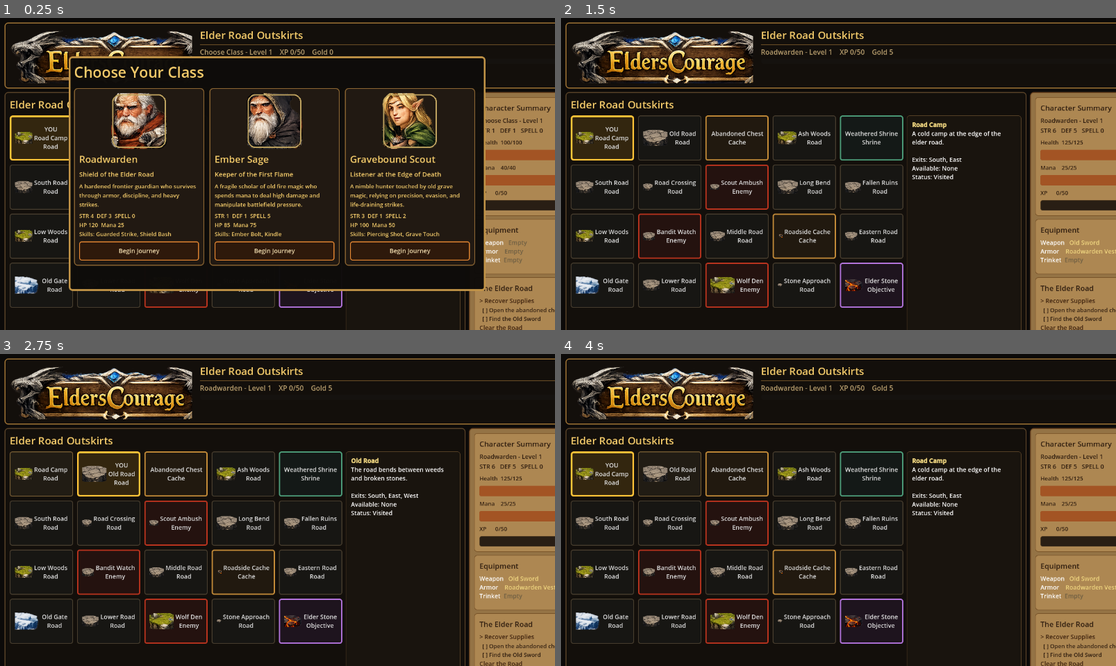
Above: before the commit, frames 1-4 (two rows, left to right).
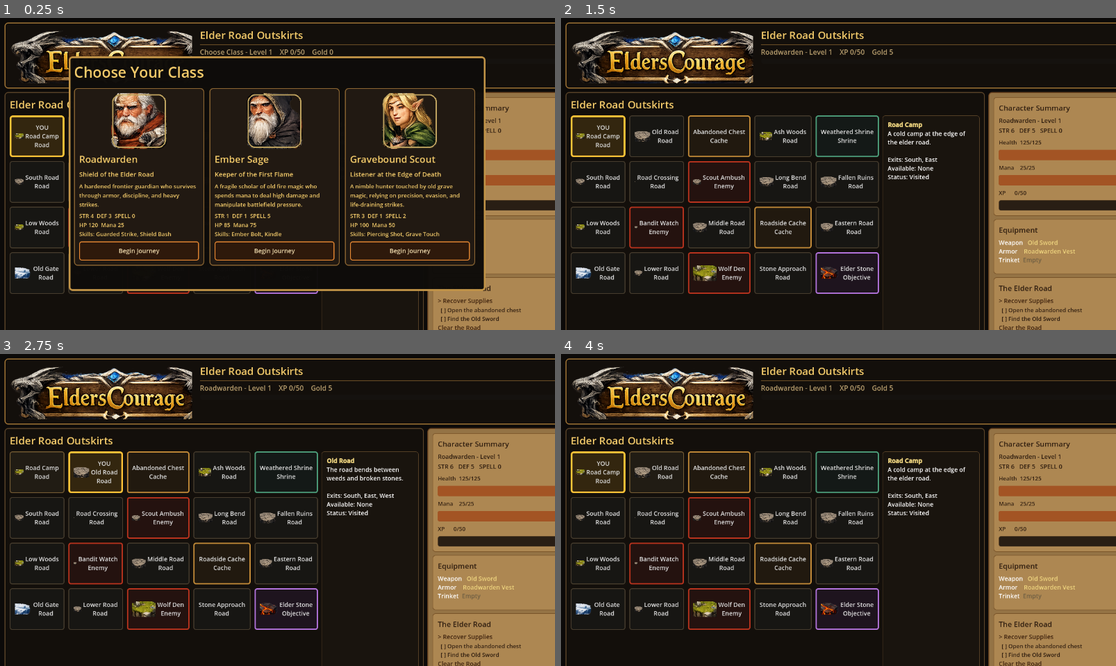
Above: after the commit, the same moments.

Repository: dshills/EldersCourage
Game: Godot game, scene res://scenes/phase3/ElderRoadOutskirts.tscn
Two runs of this game, one before a commit and one after it. Both use one fixed random seed, a clock stepped at 60 frames per second and the inputs below.
Inputs:
- Up to frame 1 (0.25 s): no input
- Up to frame 2 (1.5 s): click "Begin Journey" at 0.5 s; click "YOU Road Camp Road" at 1.25 s
- Up to frame 3 (2.75 s): click "Old Road Road" at 2 s
- Up to frame 4 (4 s): click "Road Camp Road" at 2.75 s; click "Abandoned Chest Cache" at 3.5 s

The runs differ from the first frame. In frame 1, 4.3% of the frame differs, in the area x 1-100%, y 28-100%; in frame 2, 18%; in frame 3, 18%, in the area x 1-100%, y 23-100%; in frame 4, 18%.

Commit message:
Tune phase 7 desktop layout sizing

Diff:
--- a/game/scripts/phase3/elder_road_outskirts.gd
+++ b/game/scripts/phase3/elder_road_outskirts.gd
@@ -193,14 +193,14 @@
 	map_grid.add_theme_constant_override("v_separation", UITheme.TILE_GAP)
 	content.add_child(map_grid)
 	var detail_panel := PanelContainer.new()
-	detail_panel.custom_minimum_size = Vector2(260, 0)
+	detail_panel.custom_minimum_size = Vector2(220, 0)
 	detail_panel.size_flags_vertical = Control.SIZE_EXPAND_FILL
 	detail_panel.add_theme_stylebox_override("panel", _stylebox(Color(0.10, 0.078, 0.055), UITheme.color("border_muted"), 1, 6))
 	content.add_child(detail_panel)
 	location_details = RichTextLabel.new()
 	location_details.bbcode_enabled = true
 	location_details.fit_content = true
-	location_details.custom_minimum_size = Vector2(240, 0)
+	location_details.custom_minimum_size = Vector2(200, 0)
 	location_details.size_flags_vertical = Control.SIZE_EXPAND_FILL
 	location_details.add_theme_font_size_override("normal_font_size", 14)
 	detail_panel.add_child(location_details)
@@ -208,7 +208,7 @@
 
 func _build_side_panel() -> Control:
 	var panel := PanelContainer.new()
-	panel.custom_minimum_size = Vector2(390, 0)
+	panel.custom_minimum_size = Vector2(360, 0)
 	panel.size_flags_vertical = Control.SIZE_EXPAND_FILL
 	panel.add_theme_stylebox_override("panel", _stylebox(UITheme.color("panel_parchment"), Color(0.40, 0.25, 0.12), 2, 8))
 	var box := VBoxContainer.new()
@@ -529,7 +529,7 @@
 	)
 	for tile in tiles:
 		var button := Button.new()
-		button.custom_minimum_size = Vector2(146, 104)
+		button.custom_minimum_size = Vector2(126, 96)
 		button.focus_mode = Control.FOCUS_ALL
 		var texture := _tile_texture(str(tile.get("kind", "road")))
 		button.icon = texture
